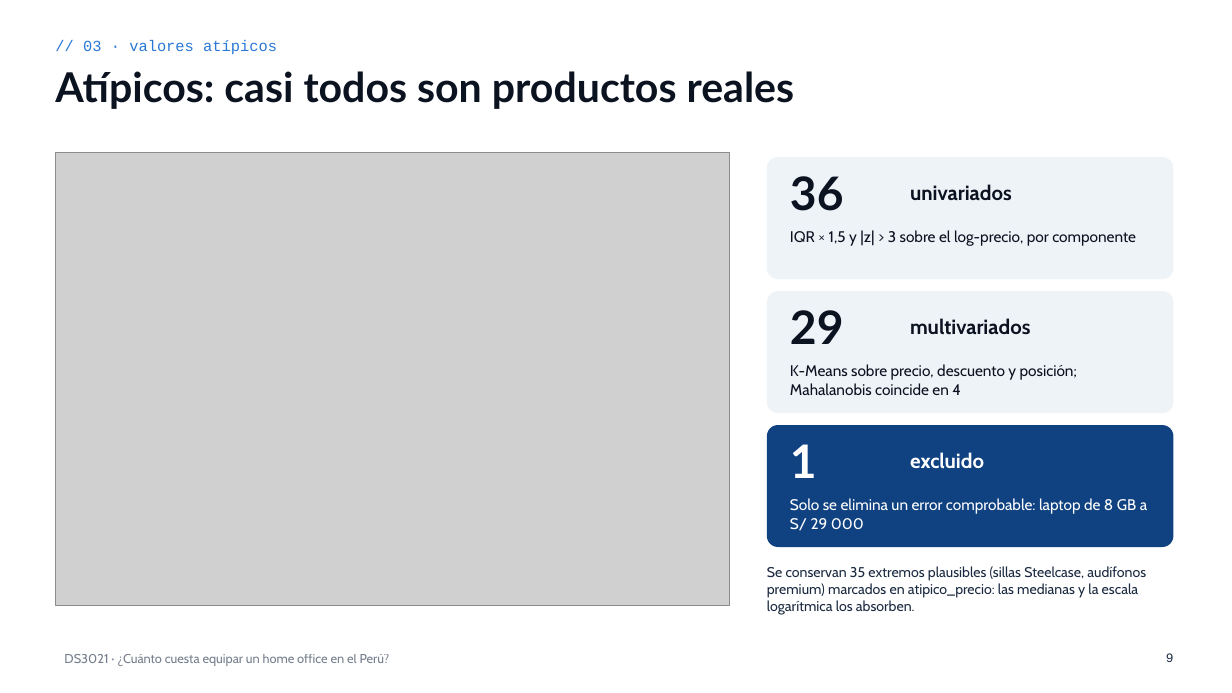
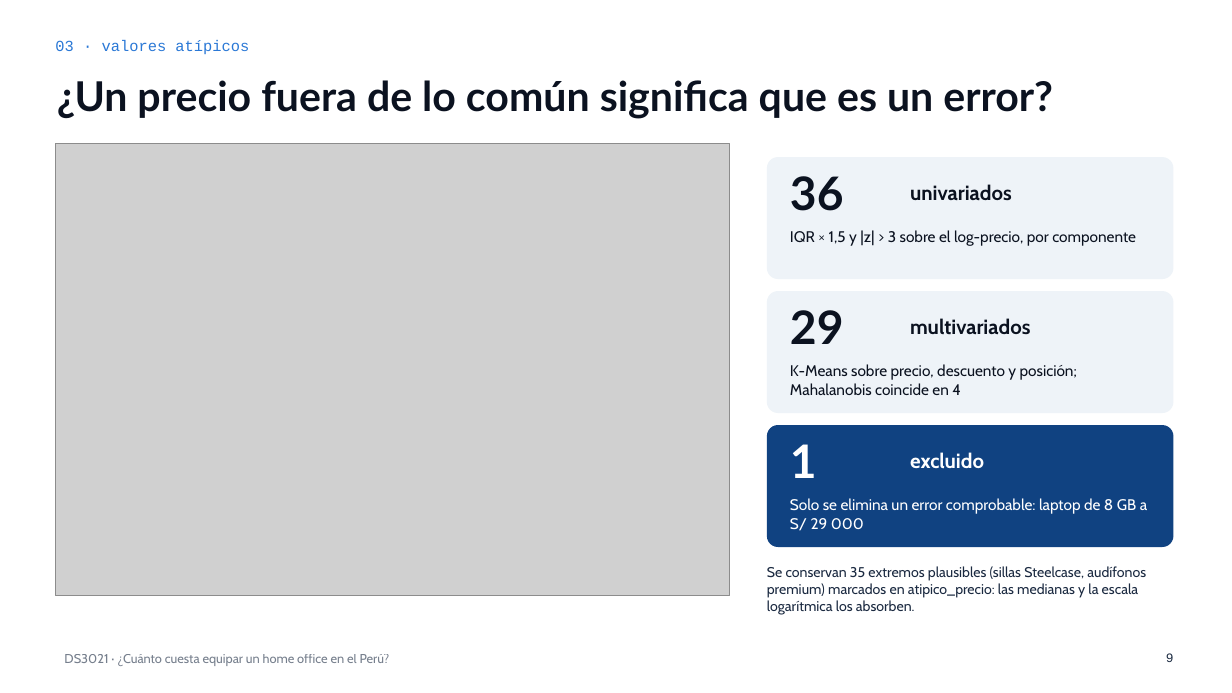
Before and after one commit to josueroc/proyectoacd_mercadolibre, a slide deck: slide 9 of docs/parte_2/presentacion/Presentacion_Parte_II_DS3021.pptx. Drawn at 1232x693 pixels with LibreOffice and Linux fonts; fonts in the diff are those of the drawing; grey boxes stand for pictures. Boxes give left, top, right and bottom in pixels: in the first picture for what was removed or moved away, otherwise in the second. Text is boxed around its words. In the diff, an @@ line names an element or a change of style, - is before the commit and + after.

```diff
--- a/docs/parte_2/presentacion/Presentacion_Parte_II_DS3021.pptx
+++ b/docs/parte_2/presentacion/Presentacion_Parte_II_DS3021.pptx
@@ text at box(55, 40, 249, 54): text changed @@
-// 03 · valores atípicos
+03 · valores atípicos
@@ title at box(57, 80, 1053, 119): text changed @@
-Atípicos: casi todos son productos reales
+¿Un precio fuera de lo común significa que es un error?
@@ picture: place and size @@
-picture at box(55, 152, 730, 605)
+picture at box(55, 143, 730, 596)
```
Also in this commit, not shown: 21 other slides changed, 1 other file.
